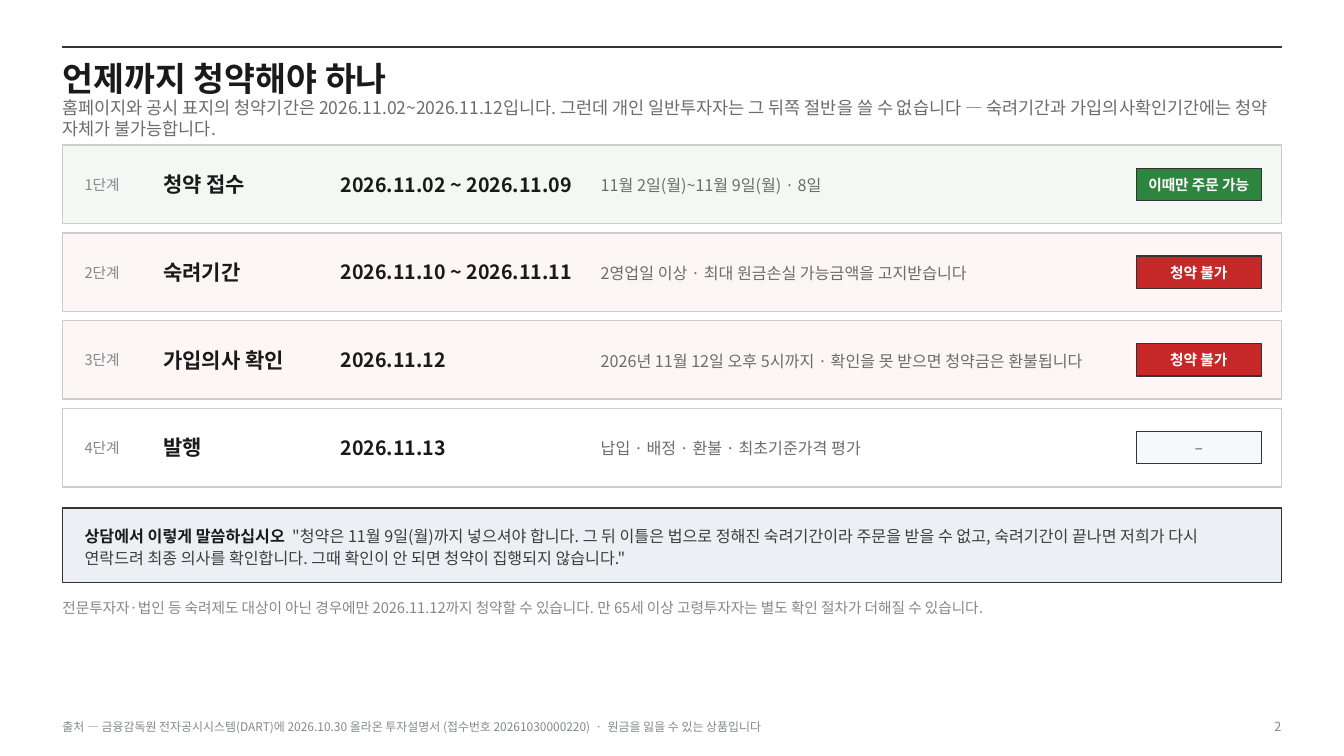
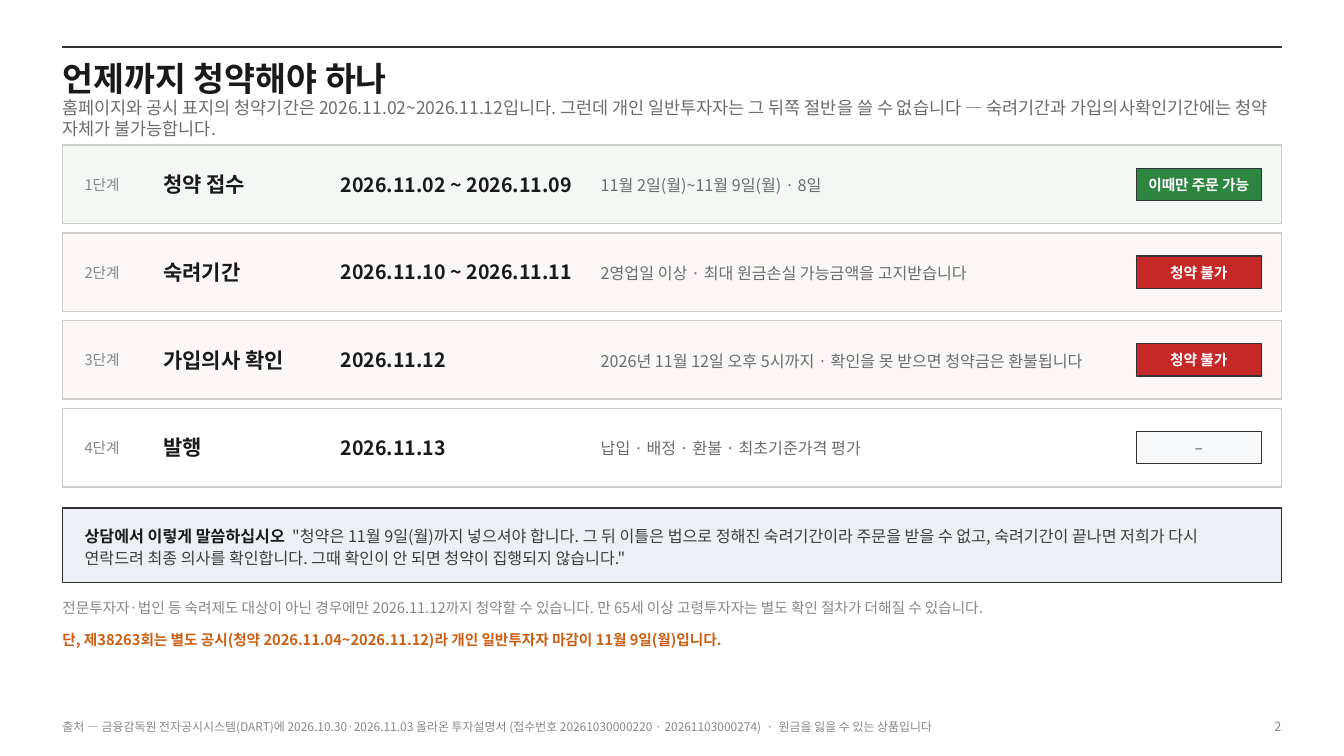
Before and after one commit to hanaroline/work_1, a slide deck: slide 2 of els-analysis-deck.pptx. Drawn at 1344x756 pixels with LibreOffice and Linux fonts; fonts in the diff are those of the drawing. Boxes give left, top, right and bottom in pixels: in the first picture for what was removed or moved away, otherwise in the second. Text is boxed around its words. In the diff, an @@ line names an element or a change of style, - is before the commit and + after.

```diff
--- a/els-analysis-deck.pptx
+++ b/els-analysis-deck.pptx
@@ text added at bbox=[62, 632, 722, 648], 10.5 pt, text #CB6015, bold @@
+단, 제38263회는 별도 공시(청약 2026.11.04~2026.11.12)라 개인 일반투자자 마감이 11월 9일(월)입니다.
@@ text at bbox=[62, 721, 932, 733]: text changed @@
-출처 — 금융감독원 전자공시시스템(DART)에 2026.10.30 올라온 투자설명서 (접수번호 20261030000220) · 원금을 잃을 수 있는 상품입니다
+출처 — 금융감독원 전자공시시스템(DART)에 2026.10.30·2026.11.03 올라온 투자설명서 (접수번호 20261030000220 · 20261103000274) · 원금을 잃을 수 있는 상품입니다
```
Also in this commit, not shown: 15 other slides changed, 24 other files.
